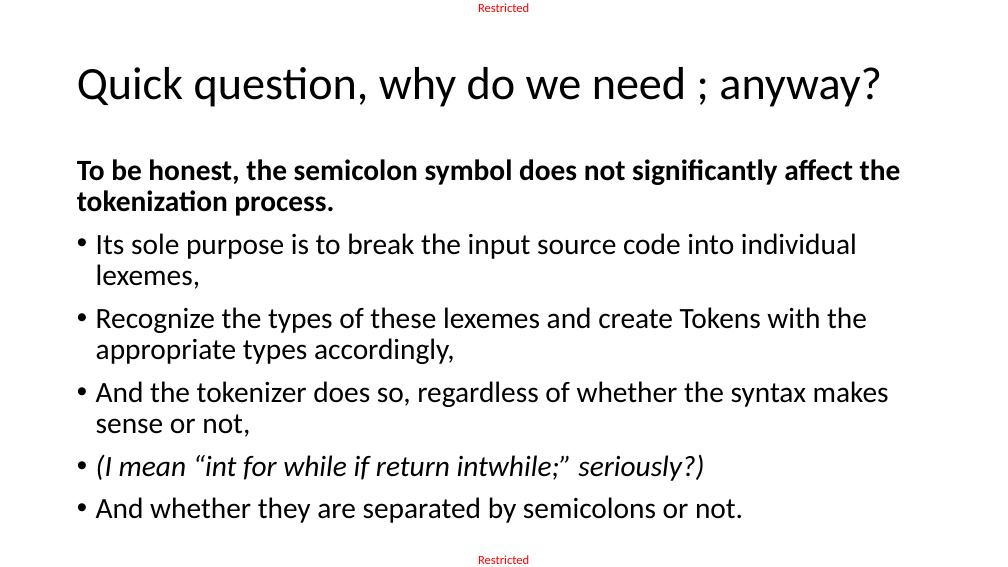
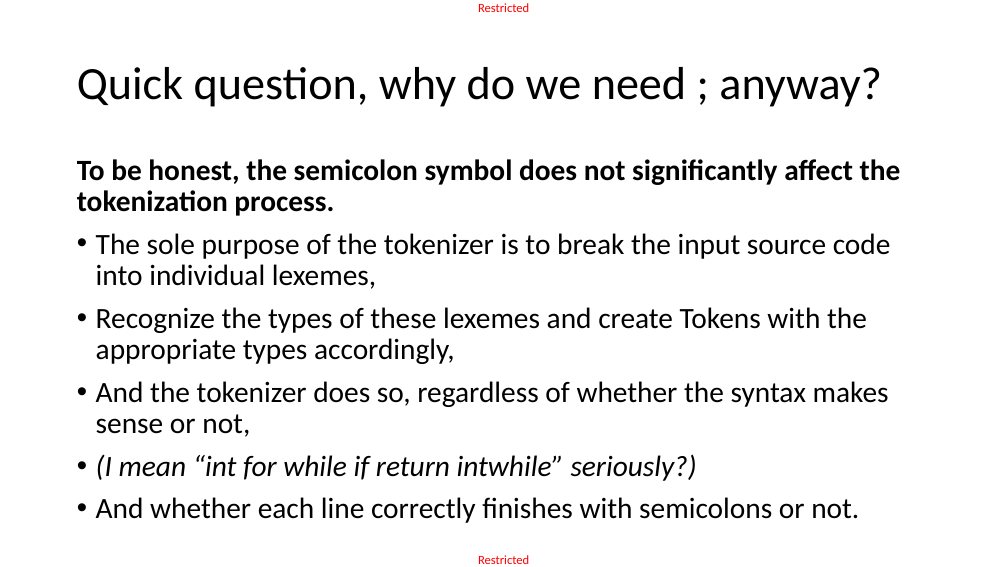
Before and after one commit to matthieudemari/SUTD_PLC_50_051, a slide deck: slide 38 of W9/W9S3/W9S3.pptx (slide 37 before the commit). Drawn at 1008x567 pixels with LibreOffice and Linux fonts; fonts in the diff are those of the drawing. Boxes give left, top, right and bottom in pixels: in the first picture for what was removed or moved away, otherwise in the second. Text is boxed around its words. In the diff, an @@ line names an element or a change of style, - is before the commit and + after.

```diff
--- a/W9/W9S3/W9S3.pptx
+++ b/W9/W9S3/W9S3.pptx
@@ text at (96,233,891,289): text changed @@
-• Its sole purpose is to break the input source code into individual lexemes,
+• The sole purpose of the tokenizer is to break the input source code into individual lexemes,
@@ text at (96,454,859,523): text changed; italic off @@
-• (I mean “int for while if return intwhile;” seriously?)
-• And whether they are separated by semicolons or not.
+• (I mean “int for while if return intwhile” seriously?)
+• And whether each line correctly finishes with semicolons or not.
```
Also in this commit, not shown: 20 other slides changed, 8 slides added, 7 other files.
